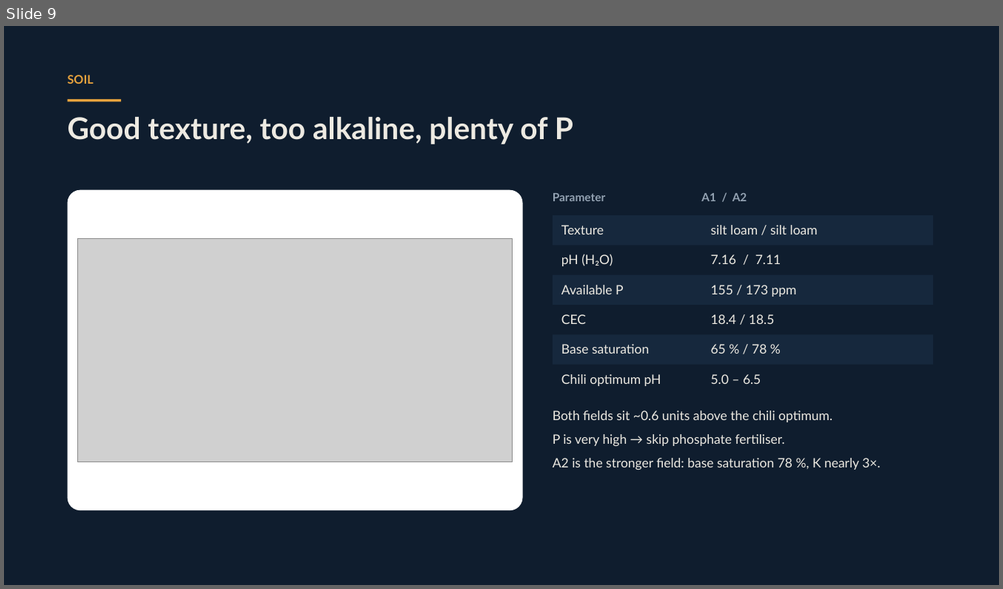
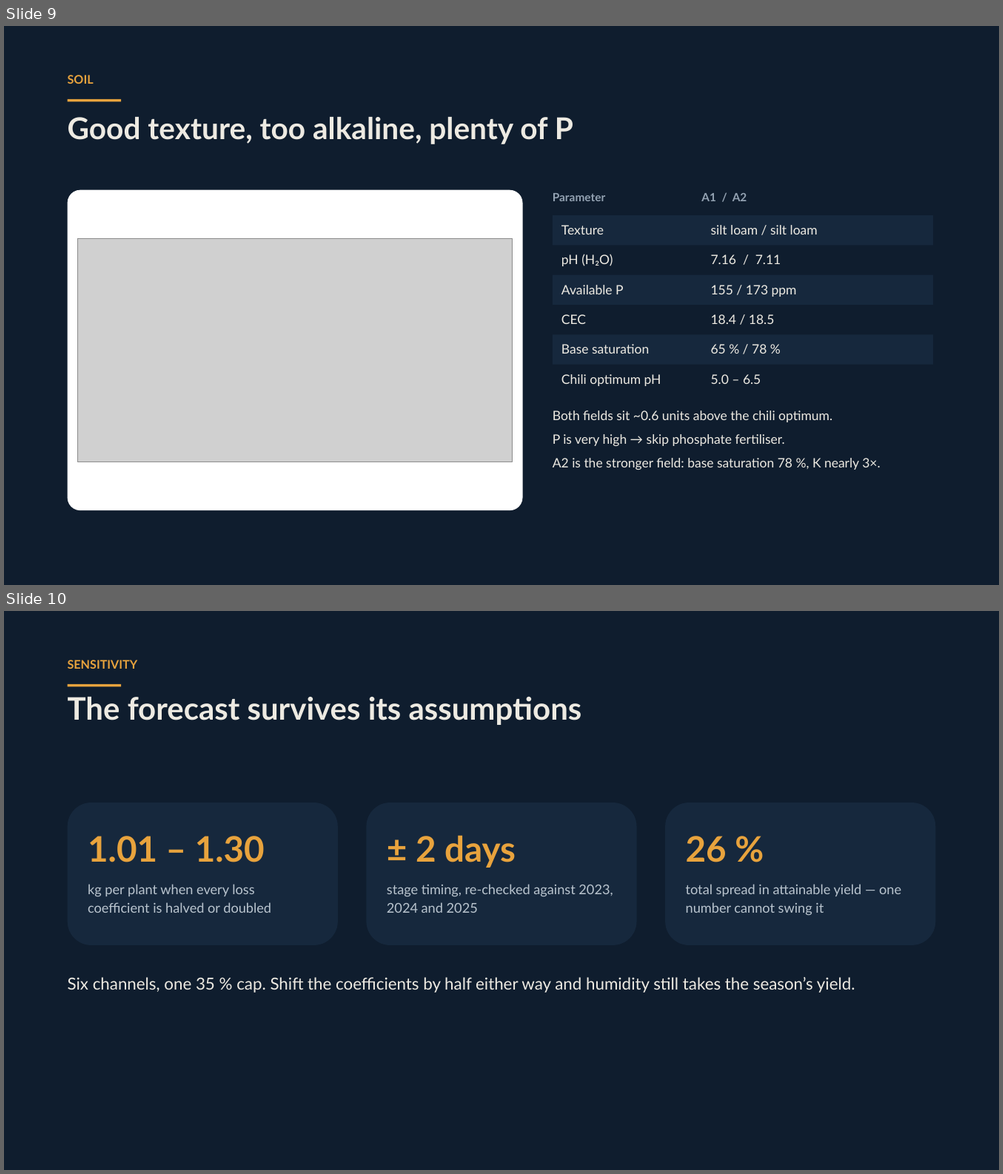
Before and after one commit to ThearaGithub/dss301-chili-midterm, a slide deck: DSS301_RedSky86_Pursat_Slides.pptx. Shown one above the other, each under a label of ours: slide 9 before the commit, slides 9 and 10 after it. The pictures are 1003x589 and 1003x1174 pixels, drawn with LibreOffice and Linux fonts; fonts in the diff are those of the drawing; grey boxes stand for pictures. Boxes give left, top, right and bottom in pixels: in the first picture for what was removed or moved away, otherwise in the second. Text is boxed around its words. In the diff, an @@ line names an element or a change of style, - is before the commit and + after.

Commit message:
Restrict every deliverable to the instructor's field
The report, deck, script and download page now describe one coordinate only:
the notebook's site-comparison section is gone, slide 10 became a sensitivity
check, and the earlier site's local files were deleted.

```diff
--- a/DSS301_RedSky86_Pursat_Slides.pptx
+++ b/DSS301_RedSky86_Pursat_Slides.pptx
@@ slide 10 added at (4, 611, 999, 1170), background #FFFFFF @@
@@ rectangle added at (4, 611, 999, 1170), fill #0F1D2E @@
@@ text added at (68, 660, 138, 669), 11.5 pt, text #E8A33D, bold @@
+SENSITIVITY
@@ rectangle added at (68, 684, 121, 687), fill #E8A33D @@
@@ text added at (68, 696, 582, 725), 30 pt, text #EDEAE2, bold @@
+The forecast survives its assumptions
@@ rounded rectangle added at (68, 803, 338, 945), fill #16283D @@
@@ rounded rectangle added at (367, 803, 637, 945), fill #16283D @@
@@ rounded rectangle added at (665, 803, 935, 945), fill #16283D @@
@@ text added at (88, 836, 271, 913), 13 pt, text #B9C4CE @@
+1.01 – 1.30
+kg per plant when every loss coefficient is halved or doubled
@@ text added at (387, 835, 612, 913), 13 pt, text #B9C4CE @@
+± 2 days
+stage timing, re-checked against 2023, 2024 and 2025
@@ text added at (686, 836, 901, 916), 13 pt, text #B9C4CE @@
+26 %
+total spread in attainable yield — one number cannot swing it
@@ text added at (68, 977, 855, 993), 16 pt, text #EDEAE2 @@
+Six channels, one 35 % cap. Shift the coefficients by half either way and humidity still takes the season’s yield.
```
Also in this commit, not shown: 2 slides changed, 1 slide removed, 8 other files.
